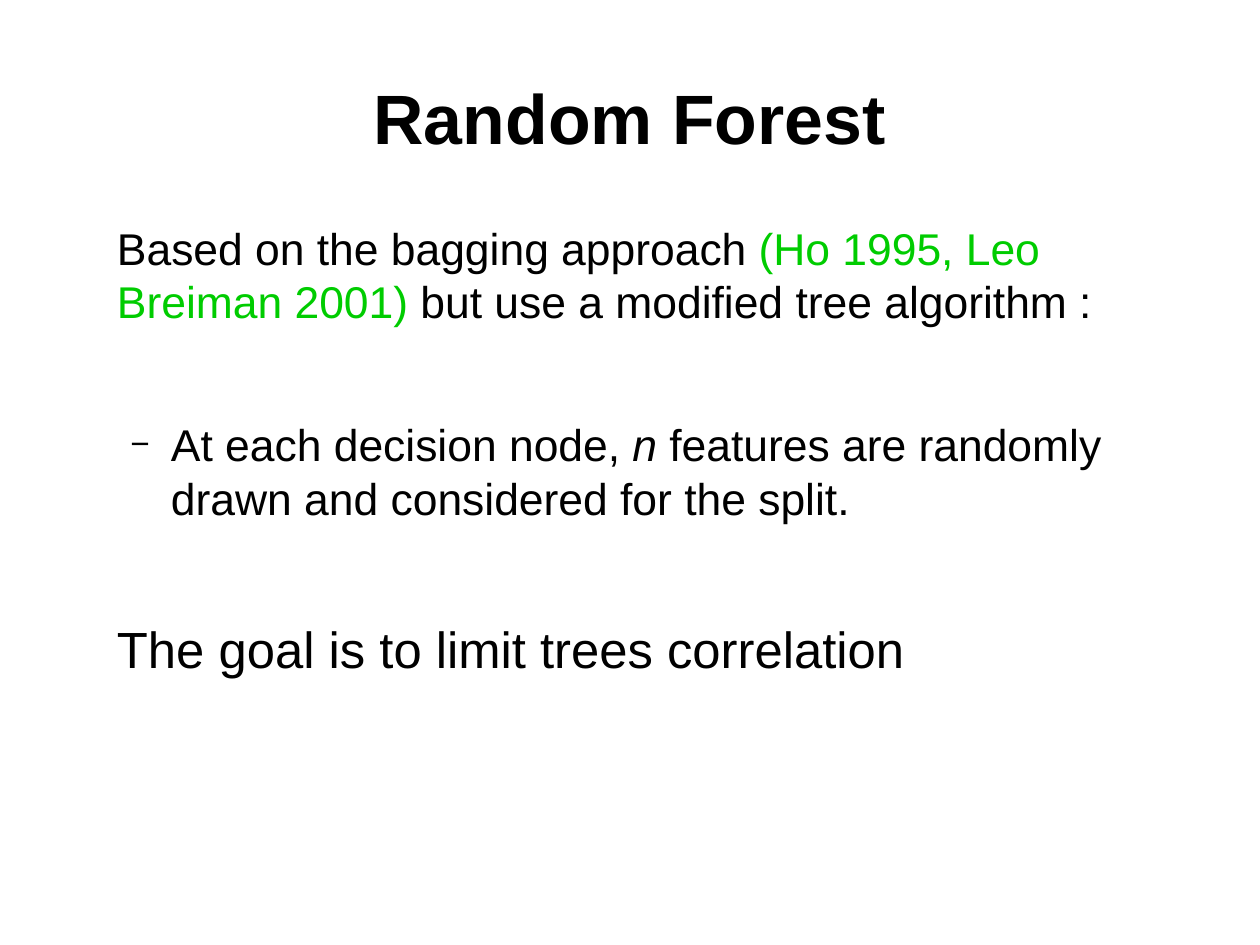
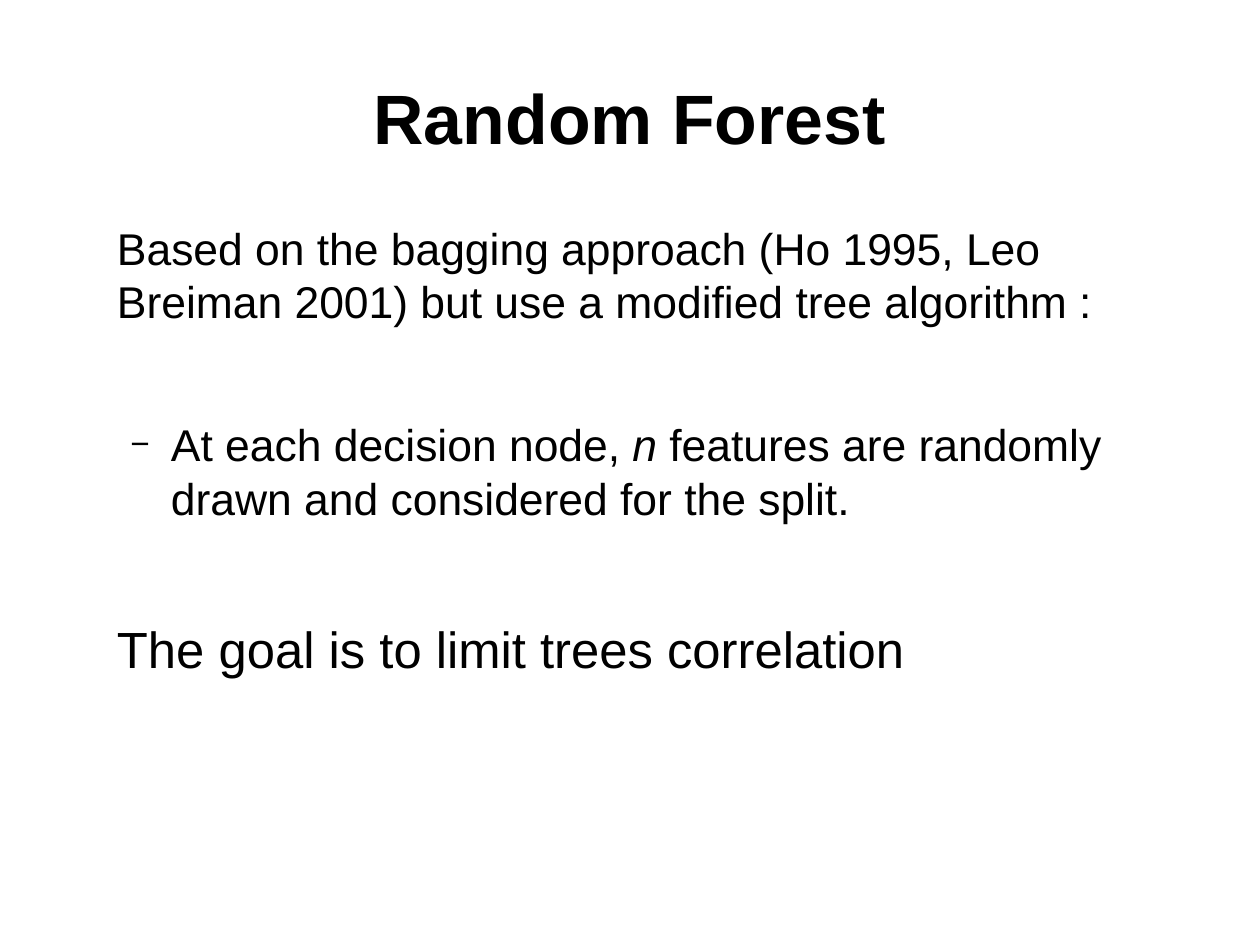
Before and after one commit to tayoakins/bigdata_aims_senegal_II, a slide deck: slide 12 of Slides/ML05_DT_plus.odp. Drawn at 1260x945 pixels with LibreOffice and Linux fonts; fonts in the diff are those of the drawing. Boxes give left, top, right and bottom in pixels: in the first picture for what was removed or moved away, otherwise in the second. Text is boxed around its words. In the diff, an @@ line names an element or a change of style, - is before the commit and + after.

```diff
--- a/Slides/ML05_DT_plus.odp
+++ b/Slides/ML05_DT_plus.odp
@@ text at <box>117,232,1067,328</box>: text colour #00CC00 to #000000 in "(Ho 1995, Leo Breiman 2001)" @@
```
Also in this commit, not shown: 1 other slide changed, 3 other files.
